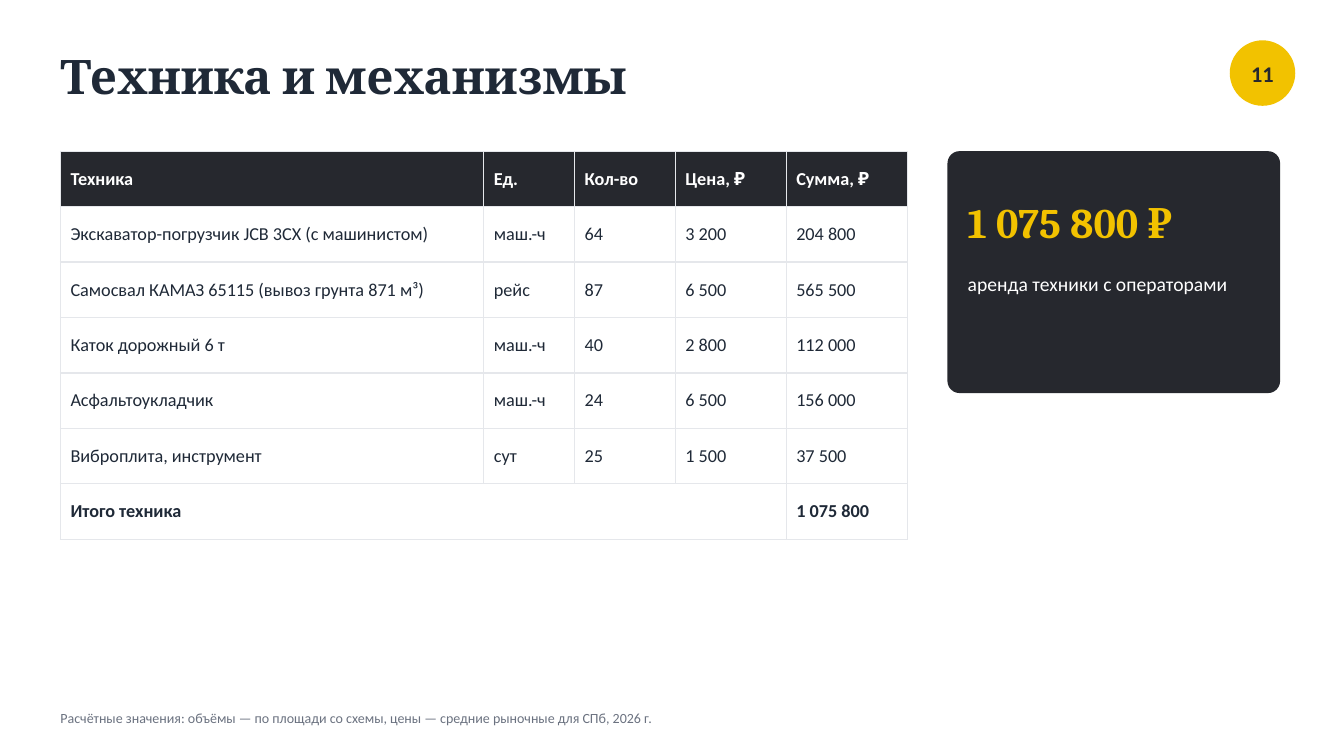
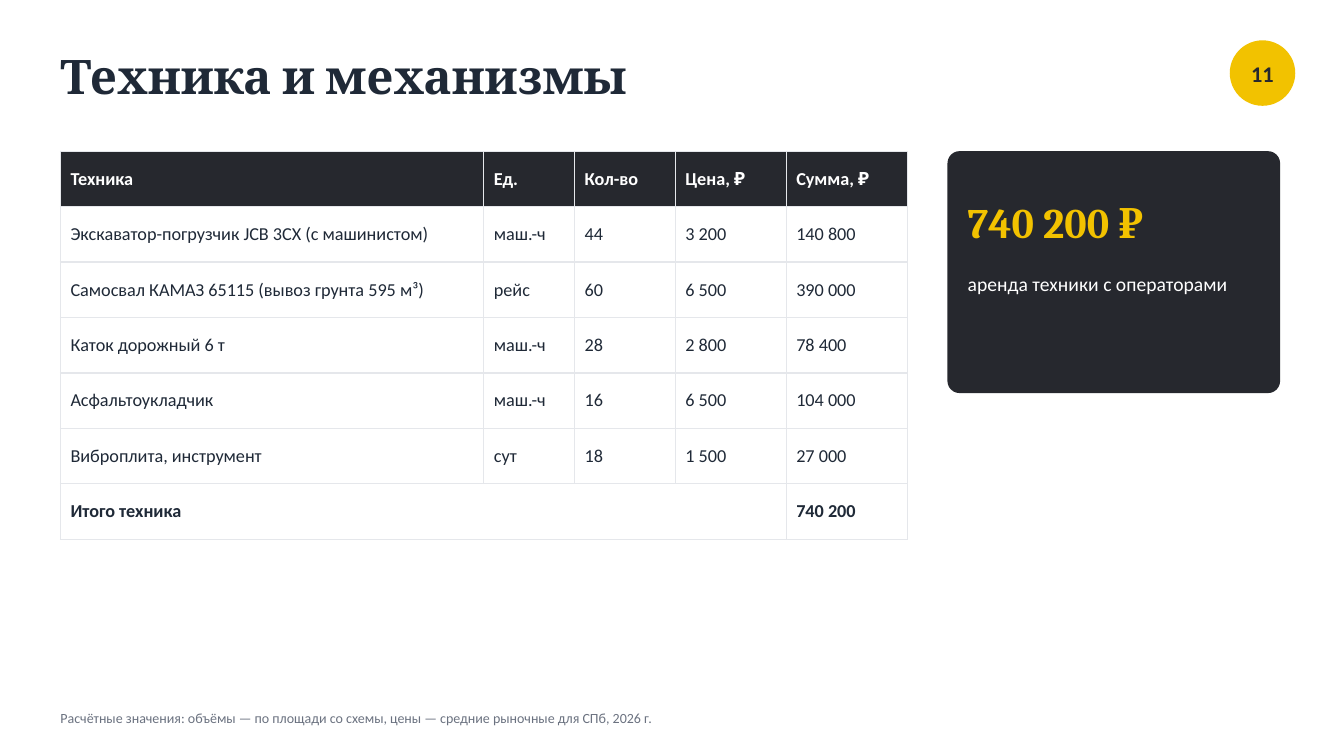
Before and after one commit to shortisshow-prog/mirigrushek, a slide deck: slide 11 of parking/Парковка_Нахимова_20.pptx. Drawn at 1344x756 pixels with LibreOffice and Linux fonts; fonts in the diff are those of the drawing. Boxes give left, top, right and bottom in pixels: in the first picture for what was removed or moved away, otherwise in the second. Text is boxed around its words. In the diff, an @@ line names an element or a change of style, - is before the commit and + after.

```diff
--- a/parking/Парковка_Нахимова_20.pptx
+++ b/parking/Парковка_Нахимова_20.pptx
@@ table at bbox=[60, 151, 907, 521] @@
-row 2, column 3: 64
+row 2, column 3: 44
-row 2, column 5: 204 800
+row 2, column 5: 140 800
-row 3: Самосвал КАМАЗ 65115 (вывоз грунта 871 м³) | рейс | 87 | 6 500 | 565 500
+row 3: Самосвал КАМАЗ 65115 (вывоз грунта 595 м³) | рейс | 60 | 6 500 | 390 000
-row 4, column 3: 40
+row 4, column 3: 28
-row 4, column 5: 112 000
+row 4, column 5: 78 400
-row 5, column 3: 24
+row 5, column 3: 16
-row 5, column 5: 156 000
+row 5, column 5: 104 000
-row 6, column 3: 25
+row 6, column 3: 18
-row 6, column 5: 37 500
+row 6, column 5: 27 000
-row 7, column 5: 1 075 800
+row 7, column 5: 740 200
@@ text at bbox=[968, 209, 1109, 239]: text changed @@
-1 075 800 ₽
+740 200 ₽
```
Also in this commit, not shown: 7 other slides changed, 1 slide added, 3 other files.
